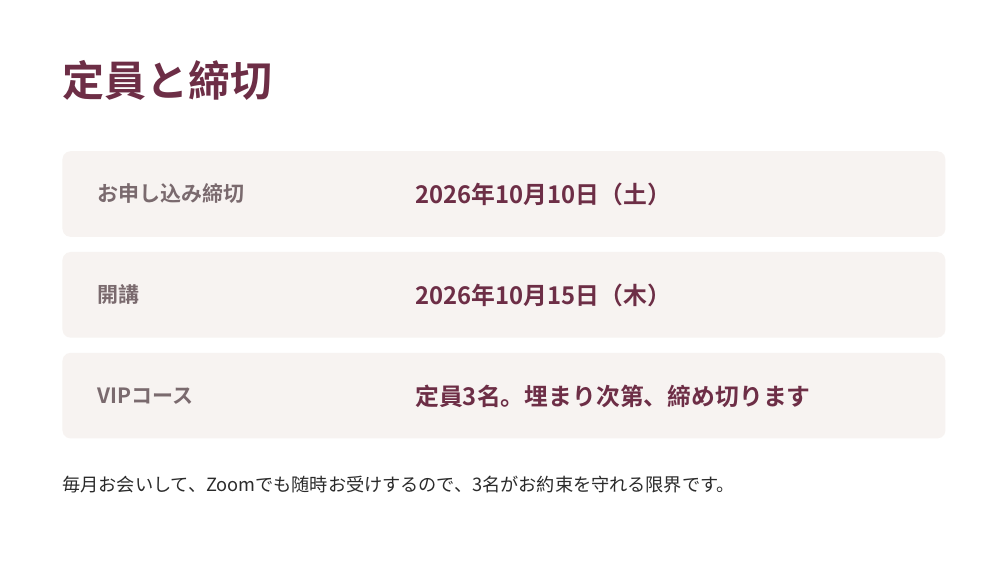
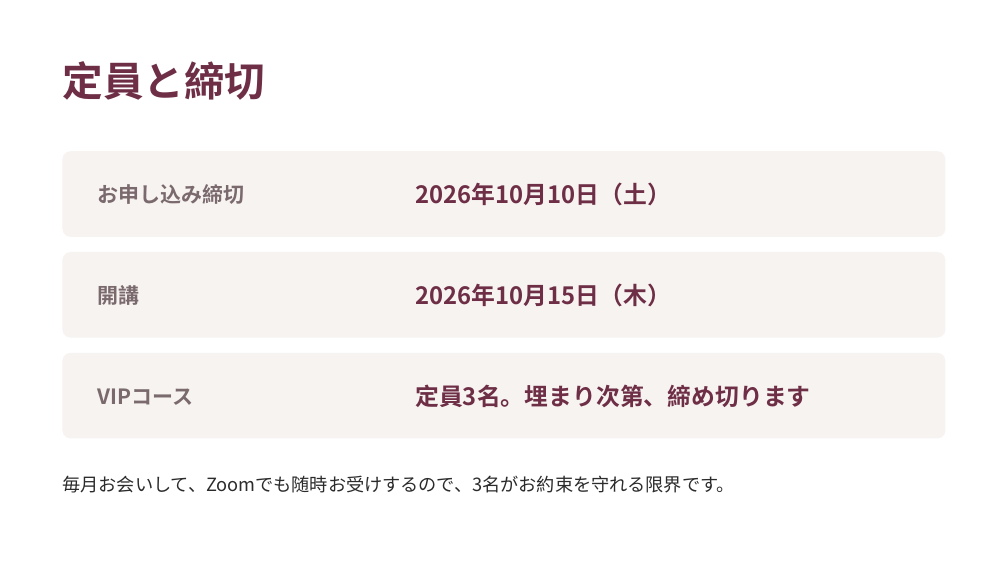
Before and after one commit to fashio17/potential-lamp, a slide deck: slide 22 of 運用/スライド/説明会_20260916.pptx (slide 20 before the commit). Drawn at 1008x567 pixels with LibreOffice and Linux fonts; fonts in the diff are those of the drawing. Boxes give left, top, right and bottom in pixels: in the first picture for what was removed or moved away, otherwise in the second. Text is boxed around its words. In the diff, an @@ line names an element or a change of style, - is before the commit and + after.

```diff
--- a/運用/スライド/説明会_20260916.pptx
+++ b/運用/スライド/説明会_20260916.pptx
@@ text "定員と締切" at (62,61,265,100): size 30 to 29 pt @@
```
Also in this commit, not shown: 22 other slides changed, 2 slides added, 10 other files.
